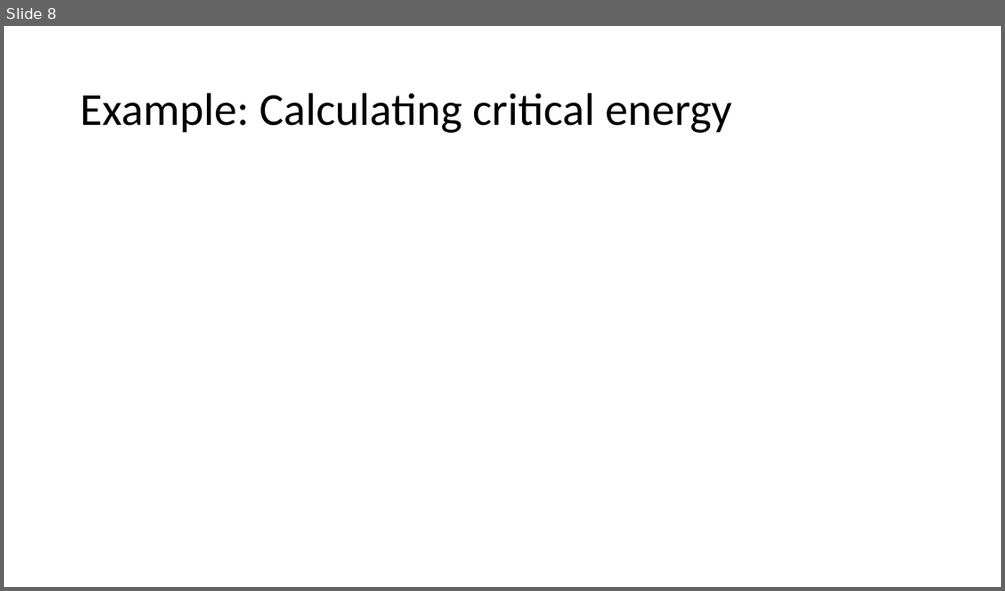
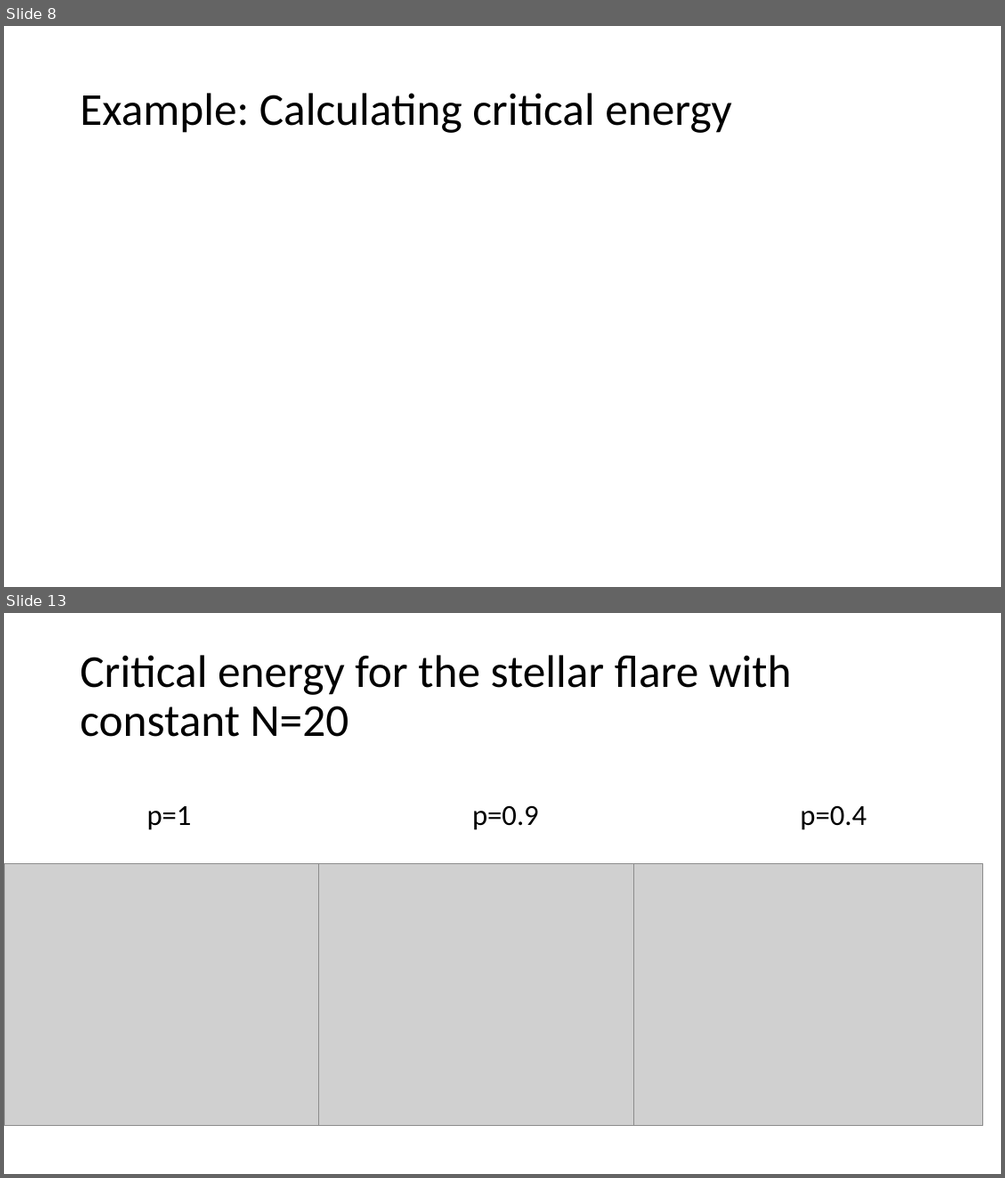
Before and after one commit to fpancald/Final-POL, a slide deck: FinalPPT.pptx. Shown one above the other, each under a label of ours: slide 8 before the commit, slides 8 and 13 after it; the slides between them are not shown. The pictures are 1005x591 and 1005x1178 pixels, drawn with LibreOffice and Linux fonts; fonts in the diff are those of the drawing; grey boxes stand for pictures. Boxes give left, top, right and bottom in pixels: in the first picture for what was removed or moved away, otherwise in the second. Text is boxed around its words. In the diff, an @@ line names an element or a change of style, - is before the commit and + after.

```diff
--- a/FinalPPT.pptx
+++ b/FinalPPT.pptx
@@ slide 13 added at box(4, 613, 1001, 1174), background #FFFFFF @@
@@ title added at box(80, 655, 791, 737), 44 pt, text #000000 @@
+Critical energy for the stellar flare with constant N=20
@@ text added at box(147, 805, 866, 830), 28 pt, text #000000 @@
+p=1 p=0.9 p=0.4
@@ picture added at box(4, 863, 353, 1126) @@
@@ picture added at box(319, 863, 668, 1126) @@
@@ picture added at box(633, 863, 983, 1126) @@
```
Also in this commit, not shown: 2 slides changed, 8 other slides added, 6 slides removed, 1 other file.
